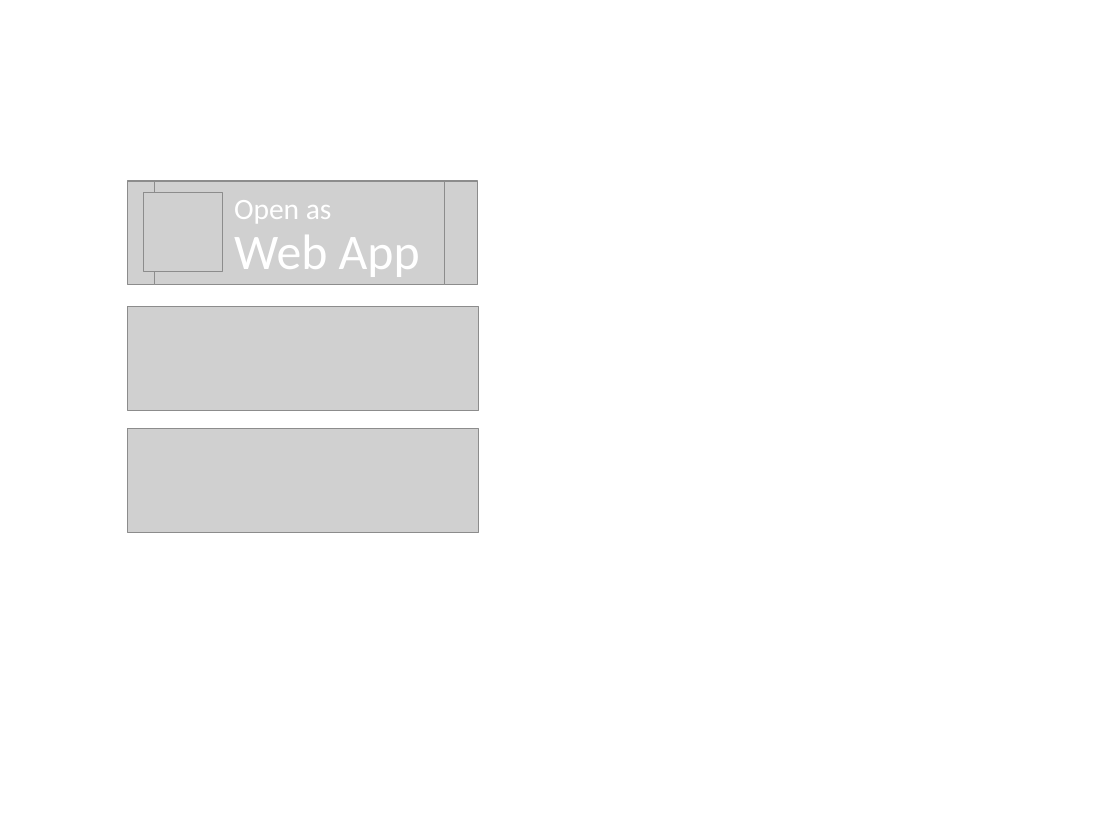
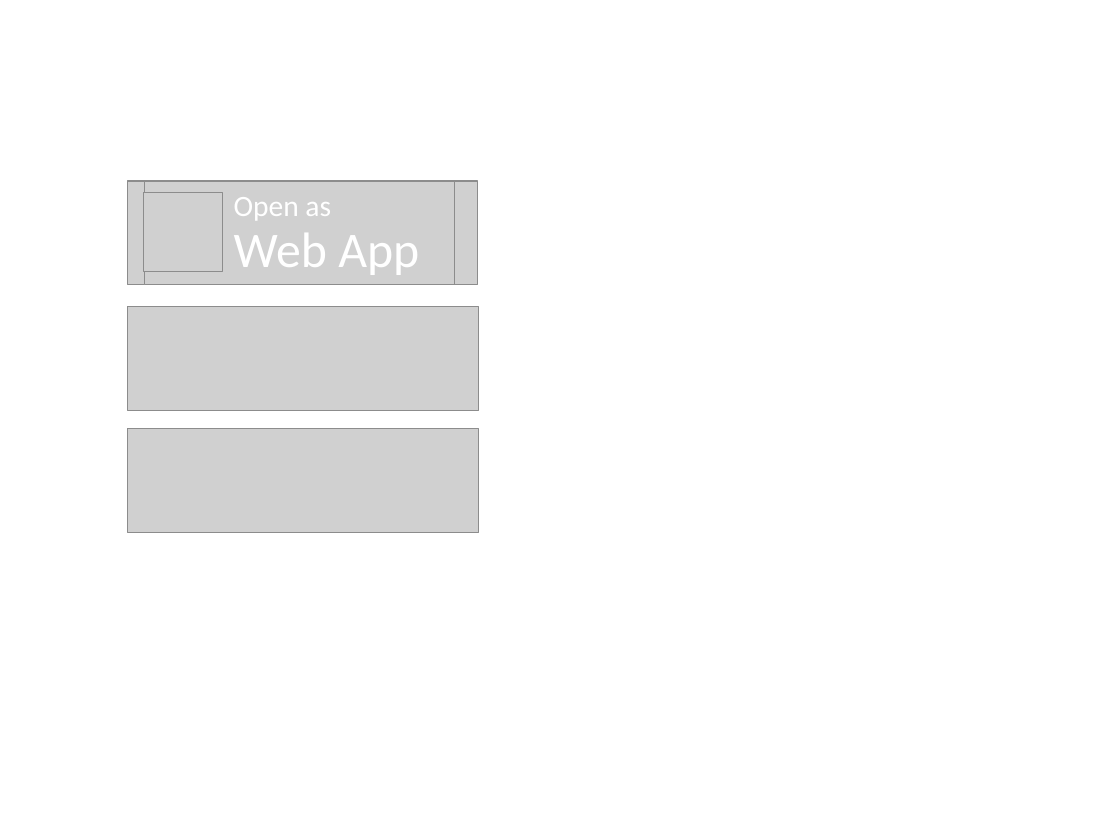
Before and after one commit to scriptPilot/app-framework, a slide deck: slide 1 of media/badges.pptx. Drawn at 1120x840 pixels with LibreOffice and Linux fonts; fonts in the diff are those of the drawing; grey boxes stand for pictures. Boxes give left, top, right and bottom in pixels: in the first picture for what was removed or moved away, otherwise in the second. Text is boxed around its words. In the diff, an @@ line names an element or a change of style, - is before the commit and + after.

```diff
--- a/media/badges.pptx
+++ b/media/badges.pptx
@@ picture: place and size @@
-picture at box(155, 181, 446, 286)
+picture at box(144, 181, 455, 286)
@@ text "Web App" at box(234, 233, 419, 275): line spacing 1 to 38.4pt; vertical alignment top to middle @@
```
Also in this commit, not shown: 1 other file.
